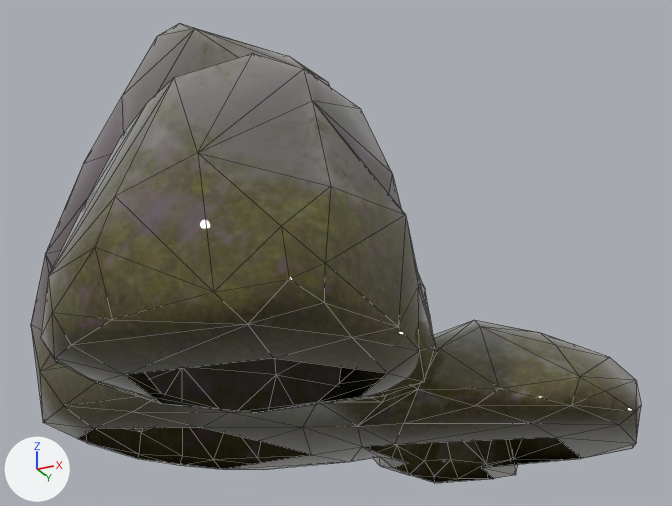
The FBX model Assets/XanaBuilder Assets/Models/ROK/01_Rocks/ROK0110034_Rock30/ROK0110034.fbx: old version first, new version second.
Camera for both pictures: a camera (50 mm lens) standing at (0.821, -1.527, -0.334) and looking at (0.035, 0.045, 0.374). Lighting does not change. The marker at lower left points along +X, +Y and +Z. Mesh edges are drawn as thin lines. Where no turn or scale is listed for an object, it has been applied to the vertices. Vertices at the same position are counted once.

The older version as bpy lines, for what is in view:
```python
me_mesh = bpy.data.meshes.new('Mesh')
me_mesh.from_pydata(...)  # 257 vertices, 494 faces; spans x -0.573..0.573, y -0.698..0.698, z -0.019..0.888
me_mesh.materials.append(mat_mtrok0110034_placemode)  # picture img_txrok0110034_diffuse_png
ob_smrok0110034 = bpy.data.objects.new('smROK0110034', me_mesh)
ob_smrok0110034.location = (0.0, 0.0, 0.0)
```
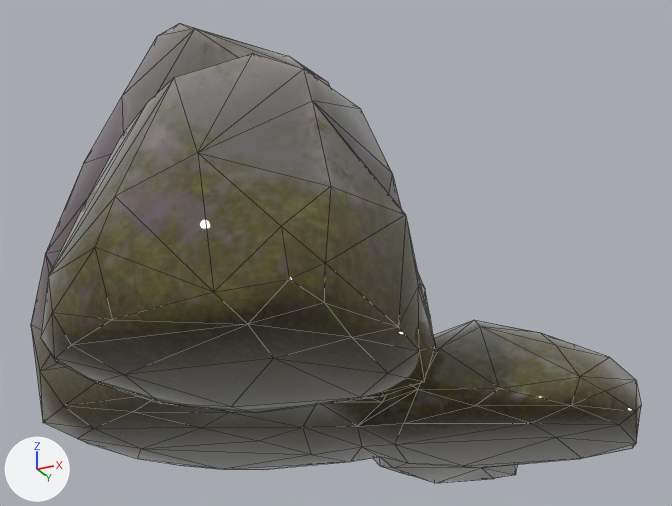
Changed parts and their boxes (x1, y1, x2, y2) in the pictures (672 x 506 px):
part 1 of me_mesh, added
    after: (77, 358, 581, 483)

Diff of the bpy script that builds the scene:
```diff
--- a/Assets/XanaBuilder Assets/Models/ROK/01_Rocks/ROK0110034_Rock30/ROK0110034.fbx.py
+++ b/Assets/XanaBuilder Assets/Models/ROK/01_Rocks/ROK0110034_Rock30/ROK0110034.fbx.py
@@ me_mesh @@
 # used by ob_smrok0110034; location = (0.0, 0.0, 0.0)
-me_mesh.from_pydata(...)  # 257 vertices, 494 faces; spans x -0.573..0.573, y -0.698..0.698, z -0.019..0.888
+me_mesh.from_pydata(...)  # 260 vertices, 516 faces; spans x -0.573..0.573, y -0.698..0.698, z -0.019..0.888
+# me_mesh part 1
+# 3 vertices are added at (-0.32, -0.083, -0.013), (0.036, -0.32, -0.014), (0.178, 0.347, -0.019)
+# 22 new faces join them
 me_mesh.materials.append(mat_mtrok0110034_placemode)
```
